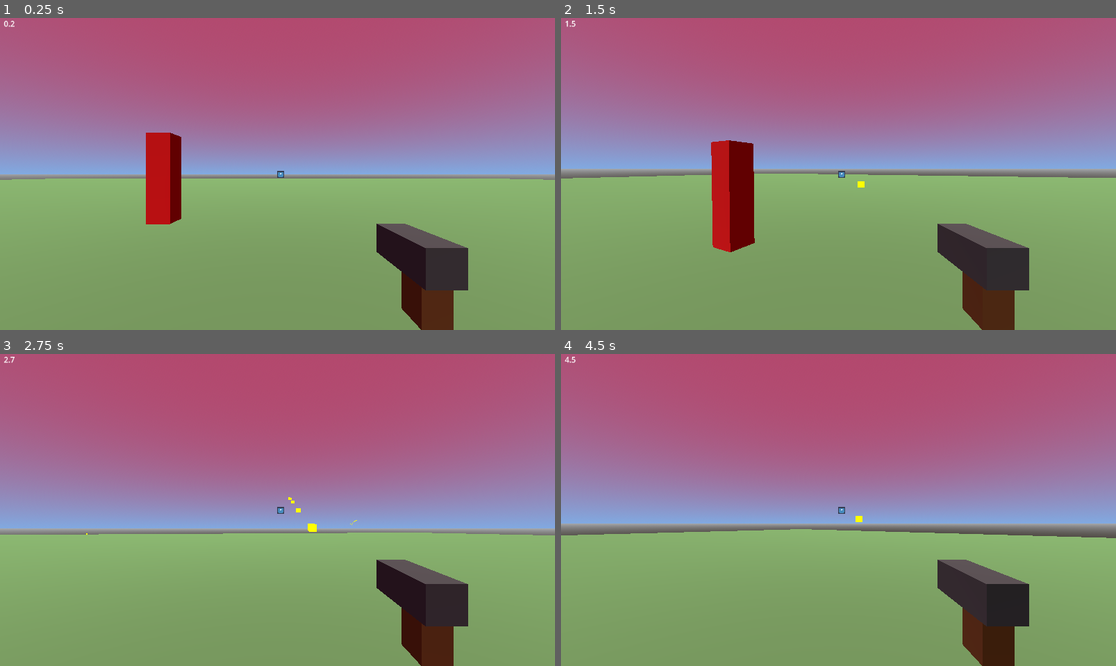
Above: before the commit, frames 1-4 (two rows, left to right).
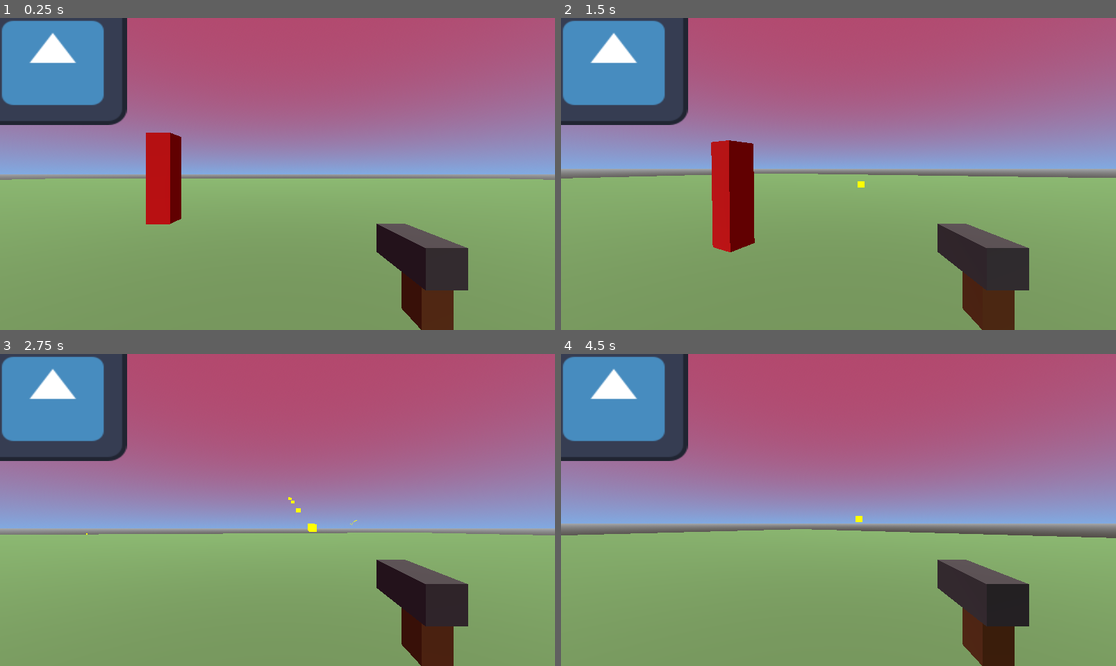
Above: after the commit, the same moments.

Repository: Jake-Dressler/Godot_FPS
Game: Godot game, scene res://main.tscn
Two runs of this game, one before a commit and one after it. Both use one fixed random seed, a clock stepped at 60 frames per second and the inputs below. The engine's default icon, where the game draws it, is replaced by a stand-in: a white triangle on a blue panel in a dark square.
Inputs (mouse positions are in pixels of both pictures, inside the frame that each line leads up to):
- Up to frame 1 (0.25 s): no input
- Up to frame 2 (1.5 s): tap Enter at 0.5 s; move the mouse to (866, 174) at 0.52 s; press the mouse at (866, 174) at 0.53 s; hold W (move_forward) from 0.53 s (still down); tap Space (jump) at 0.77 s; move the mouse to (810, 174) at 1.27 s; release the mouse at (810, 174) at 1.28 s; click (810, 174) at 1.35 s
- Up to frame 3 (2.75 s): keep holding W (move_forward); tap Space (jump) at 1.52 s; move the mouse to (288, 503) at 2.02 s; press the mouse at (288, 503) at 2.03 s
- Up to frame 4 (4.5 s): keep holding W (move_forward); move the mouse to (832, 516) at 2.77 s; release the mouse at (832, 516) at 2.78 s; click (832, 516) at 2.85 s; tap Space (jump) at 3.02, 3.77 s; move the mouse to (877, 513) at 3.52 s; press the mouse at (877, 513) at 3.53 s; move the mouse to (794, 506) at 4.27 s; release the mouse at (794, 506) at 4.28 s; click (794, 506) at 4.35 s

The runs differ from the first frame. In frame 1, 7.9% of the frame differs, in the area x 0-52%, y 0-52%; in frame 2, 7.9%; in frame 3, 7.9%; in frame 4, 7.9%.

Commit message:
small changes

Diff:
--- /dev/null
+++ b/grass_world.tscn
@@ -0,0 +1,28 @@
+[gd_scene load_steps=4 format=3 uid="uid://dfl6g5lwj1wyh"]
+
+[sub_resource type="BoxShape3D" id="BoxShape3D_1hu2u"]
+size = Vector3(200, 1, 200)
+
+[sub_resource type="StandardMaterial3D" id="StandardMaterial3D_h2yge"]
+albedo_color = Color(0.373455, 0.560402, 0.315977, 1)
+
+[sub_resource type="BoxMesh" id="BoxMesh_270i4"]
+material = SubResource("StandardMaterial3D_h2yge")
+
+[node name="grass_world" type="Node3D"]
+
+[node name="floor" type="Node3D" parent="."]
+
+[node name="StaticBody3D" type="StaticBody3D" parent="floor"]
+
+[node name="CollisionShape3D" type="CollisionShape3D" parent="floor/StaticBody3D"]
+transform = Transform3D(1, 0, 0, 0, 1, 0, 0, 0, 1, 0, 0, -0.0895996)
+shape = SubResource("BoxShape3D_1hu2u")
+
+[node name="MeshInstance3D" type="MeshInstance3D" parent="floor/StaticBody3D"]
+transform = Transform3D(200, 0, 0, 0, 0.2, 0, 0, 0, 200, 0, 0, 0)
+mesh = SubResource("BoxMesh_270i4")
+skeleton = NodePath("../..")
+
+[node name="player_spawn" type="Node3D" parent="."]
+transform = Transform3D(1, 0, 0, 0, 1, 0, 0, 0, 1, 0, 0.5615959, 88.55299)
--- a/main.tscn
+++ b/main.tscn
@@ -88,13 +88,21 @@
 horizontal_alignment = 1
 
 [node name="CenterContainer" type="CenterContainer" parent="UI"]
-layout_mode = 0
-offset_left = 575.0
-offset_top = 317.00003
-offset_right = 703.0
-offset_bottom = 445.00003
-scale = Vector2(0.11999999, 0.119999945)
+layout_mode = 1
+anchors_preset = 8
+anchor_left = 0.5
+anchor_top = 0.5
+anchor_right = 0.5
+anchor_bottom = 0.5
+offset_left = -64.0
+offset_top = -64.0
+offset_right = 64.0
+offset_bottom = 64.0
+grow_horizontal = 2
+grow_vertical = 2
+scale = Vector2(2.4000022, 2.0800014)
 
 [node name="TextureRect" type="TextureRect" parent="UI/CenterContainer"]
 layout_mode = 2
 texture = ExtResource("5_lquwl")
+stretch_mode = 3
Not shown: 1 places in main.tscn that only renumber resources
